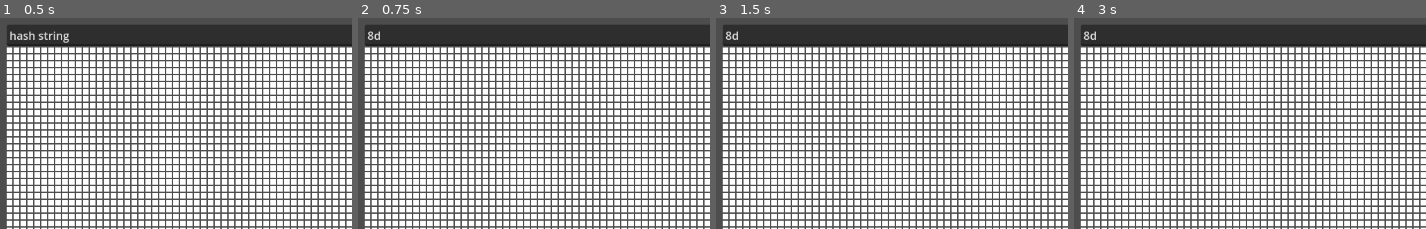
Above: before the commit, frames 1-4 (left to right).
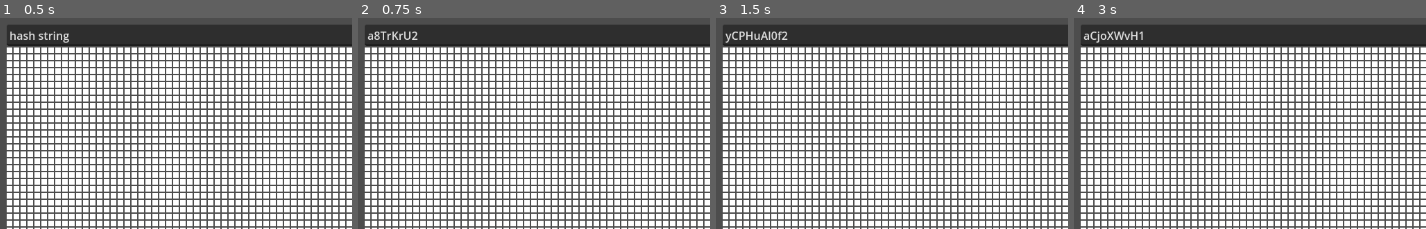
Above: after the commit, the same moments.

Repository: Tymec/Simulations
Game: Godot game, scene res://scenes/GameOfLife.tscn
Same seed, same stepped clock (60 frames per second), same inputs: the game is played once before the commit and once after it.
Inputs (mouse positions are % of the whole screen's width and height, from its top left):
- Up to frame 1 (0.5 s): no input
- Up to frame 2 (0.75 s): tap Enter at 0.5 s; move the mouse to (75, 48) at 0.52 s; tap R at 0.6 s; click (75, 48) at 0.67 s
- Up to frame 3 (1.5 s): tap Space at 0.77, 0.8, 1.07, 1.25, 1.35 s; move the mouse to (27, 58) at 1.27 s; click (27, 58) at 1.42 s
- Up to frame 4 (3 s): tap Space at 1.52, 1.82, 2.3, 2.75 s; tap R at 1.55, 2.1 s; tap Enter at 2 s; move the mouse to (61, 30) at 2.02 s; click (61, 30) at 2.17 s; move the mouse to (44, 74) at 2.77 s; tap 0 at 2.85 s; click (44, 74) at 2.92 s
The pictures show only the part of the screen within x 0-50%, y 0-50%; the shares and areas given below are measured in that part.

Frame 1 is identical in both runs. In frame 2, 0.3% of the frame differs, in the area x 2-18%, y 6-11%; in frame 3, 0.5%, in the area x 2-21%, y 6-12%; in frame 4, 0.4%.

Commit message:
crude base62 hash attempt

Diff:
--- a/scripts/GameOfLife.gd
+++ b/scripts/GameOfLife.gd
@@ -125,19 +125,29 @@
 func hash_grid(_cells: Array[bool] = cells) -> String:
 	var _hash = 0
 
-	_hash += grid_size.x
-	_hash += grid_size.y << 8
-
-	# encode x cells into a single character (a-Z 0-9)
+	# encode grid size into first 2 bytes
+	_hash |= grid_size.x
+	_hash <<= 8
+	_hash |= grid_size.y
+	_hash <<= 8
+
 	for y in range(grid_size.y):
 		for x in range(grid_size.x):
 			if get_cell(x, y, _cells):
 				_hash |= 1 << (x + y * grid_size.x)
 
 	var _hash_str = ""
-	for i in range(4):
-		_hash_str = String.chr(_hash & 0xFF) + _hash_str
-		_hash >>= 8
+	# pick largest alphanumeric character and subtract from hash
+	while _hash > 0:
+		var _char = _hash % 62
+		if _char < 10:
+			_char += 48
+		elif _char < 36:
+			_char += 55
+		else:
+			_char += 61
+		_hash_str += String.chr(_char)
+		_hash /= 62
 
 	return _hash_str
 
